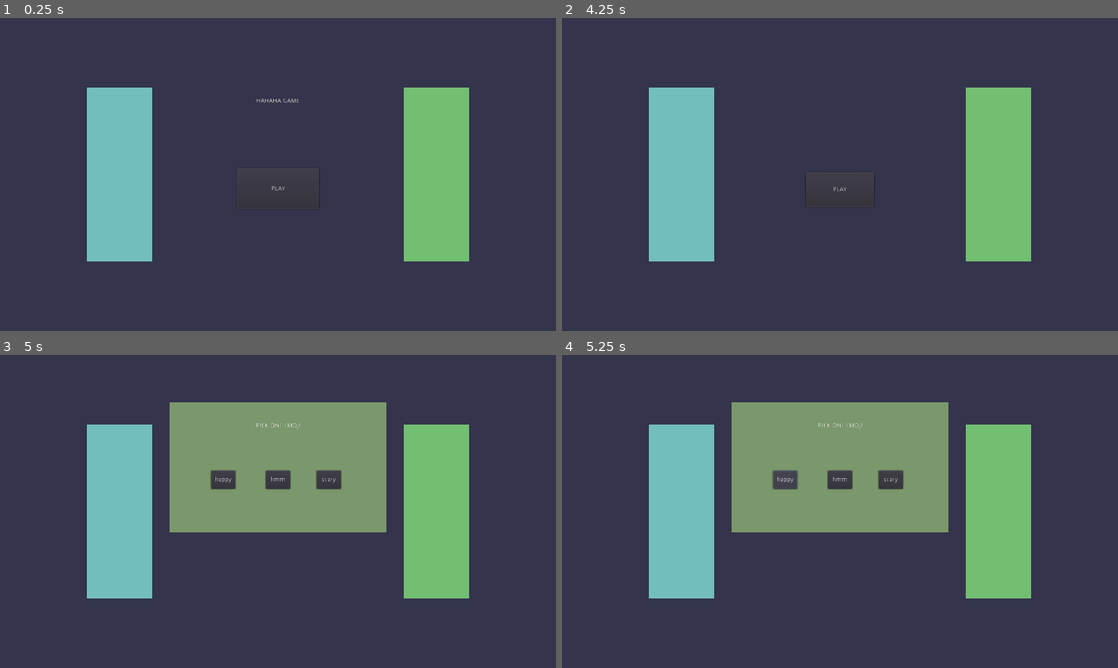
Above: before the commit, frames 1-4 (two rows, left to right).
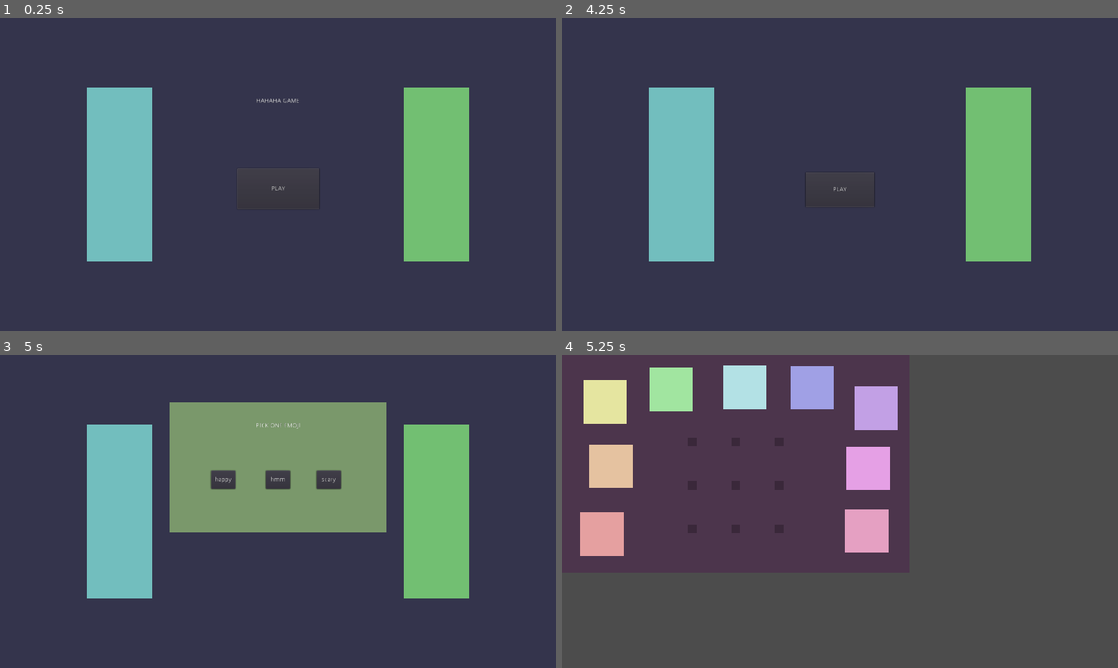
Above: after the commit, the same moments.

Repository: ravi-kiran-svs/hahaha-game
Game: Godot game, scene res://Scenes/MainMenu/MainMenu.tscn
The game is run twice, just before and just after one commit, with the same random seed, the same clock (stepped at 60 frames per second) and the same inputs.
Inputs (mouse positions are in pixels of both pictures, inside the frame that each line leads up to):
- Up to frame 1 (0.25 s): no input
- Up to frame 2 (4.25 s): click "PLAY" at 0.5 s; click "NEXT" at 1.25 s; click "NEXT" at 2 s; click "NEXT" at 2.75 s; tap Enter (ui_accept) at 3.5, 3.77 s; move the mouse to (962, 158) at 3.52 s; click (962, 158) at 3.67 s
- Up to frame 3 (5 s): click "PLAY" at 4.25 s
- Up to frame 4 (5.25 s): click "happy" at 5 s

Frames 1-3 are identical in both runs. In frame 4, 36% of the frame differs, in the area x 3-85%, y 3-78%.

Commit message:
Jigsaw Game Scene

Diff:
--- a/Scenes/EmojiSelectionScene/EmojiSelectionScene.gd
+++ b/Scenes/EmojiSelectionScene/EmojiSelectionScene.gd
@@ -2,5 +2,4 @@
 
 
 func on_emoji_picked(index : int):
-	pass
-	# go to next scene
+	get_tree().change_scene("res://Scenes/JigsawGameScene/Nodes/JigsawGame.tscn")
--- /dev/null
+++ b/Scenes/JigsawGameScene/JigsawGameScene.gd
@@ -0,0 +1,9 @@
+extends Control
+
+
+onready var jigsaw_game : JigsawGame = $JigsawGame
+
+
+func on_jigsaw_solved():
+	print(0)
+	# go to next dialogue
--- /dev/null
+++ b/Scenes/JigsawGameScene/JigsawGameScene.tscn
@@ -0,0 +1,25 @@
+[gd_scene load_steps=4 format=2]
+
+[ext_resource path="res://Scenes/BaseScene.tscn" type="PackedScene" id=1]
+[ext_resource path="res://Scenes/JigsawGameScene/Nodes/JigsawGame.tscn" type="PackedScene" id=2]
+[ext_resource path="res://Scenes/JigsawGameScene/JigsawGameScene.gd" type="Script" id=3]
+
+[node name="JigsawGameScene" instance=ExtResource( 1 )]
+script = ExtResource( 3 )
+
+[node name="ColorRect" type="ColorRect" parent="." index="3"]
+anchor_right = 1.0
+anchor_bottom = 1.0
+color = Color( 0, 0, 0, 0.588235 )
+
+[node name="JigsawGame" parent="." index="4" instance=ExtResource( 2 )]
+anchor_left = 0.5
+anchor_top = 0.5
+anchor_right = 0.5
+anchor_bottom = 0.5
+margin_left = -400.0
+margin_top = -250.0
+margin_right = 400.0
+margin_bottom = 250.0
+
+[connection signal="all_pieces_solved" from="JigsawGame" to="." method="on_jigsaw_solved"]
--- /dev/null
+++ b/Scenes/JigsawGameScene/Nodes/JigsawGame.gd
@@ -0,0 +1,24 @@
+extends Control
+class_name JigsawGame
+
+
+signal all_pieces_solved
+
+
+var num_pieces_solved : int = 0
+
+
+onready var jigsaw_pieces : Node = $JigsawPieces
+onready var total_jigsaw_pieces : int = jigsaw_pieces.get_child_count()
+
+
+func _ready():
+	for	jigsaw in jigsaw_pieces.get_children():
+		jigsaw = jigsaw as JigsawPiece
+		jigsaw.connect("success", self, "on_jigsaw_success")
+
+
+func on_jigsaw_success():
+	num_pieces_solved += 1
+	if	num_pieces_solved == total_jigsaw_pieces:
+		emit_signal("all_pieces_solved")
--- /dev/null
+++ b/Scenes/JigsawGameScene/Nodes/JigsawGame.tscn
@@ -0,0 +1,229 @@
+[gd_scene load_steps=3 format=2]
+
+[ext_resource path="res://Scenes/JigsawGameScene/Nodes/JigsawPiece.tscn" type="PackedScene" id=1]
+[ext_resource path="res://Scenes/JigsawGameScene/Nodes/JigsawGame.gd" type="Script" id=2]
+
+[node name="JigsawGame" type="Control"]
+margin_right = 800.0
+margin_bottom = 500.0
+script = ExtResource( 2 )
+
+[node name="ColorRect" type="ColorRect" parent="."]
+anchor_right = 1.0
+anchor_bottom = 1.0
+color = Color( 0.3, 0.21, 0.3, 1 )
+__meta__ = {
+"_edit_lock_": true
+}
+
+[node name="ReferencePosition" type="Position2D" parent="."]
+
+[node name="JigsawPad" type="Control" parent="."]
+anchor_left = 0.5
+anchor_top = 1.0
+anchor_right = 0.5
+anchor_bottom = 1.0
+margin_left = -150.0
+margin_top = -350.0
+margin_right = 150.0
+margin_bottom = -50.0
+
+[node name="P0" type="Position2D" parent="JigsawPad"]
+position = Vector2( 50, 50 )
+__meta__ = {
+"_gizmo_extents_": 30.0
+}
+
+[node name="ColorRect" type="ColorRect" parent="JigsawPad/P0"]
+margin_left = -10.0
+margin_top = -10.0
+margin_right = 10.0
+margin_bottom = 10.0
+color = Color( 0, 0, 0, 0.235294 )
+
+[node name="P1" type="Position2D" parent="JigsawPad"]
+position = Vector2( 150, 50 )
+__meta__ = {
+"_gizmo_extents_": 30.0
+}
+
+[node name="ColorRect" type="ColorRect" parent="JigsawPad/P1"]
+margin_left = -10.0
+margin_top = -10.0
+margin_right = 10.0
+margin_bottom = 10.0
+color = Color( 0, 0, 0, 0.235294 )
+
+[node name="P2" type="Position2D" parent="JigsawPad"]
+position = Vector2( 250, 50 )
+__meta__ = {
+"_gizmo_extents_": 30.0
+}
+
+[node name="ColorRect" type="ColorRect" parent="JigsawPad/P2"]
+margin_left = -10.0
+margin_top = -10.0
+margin_right = 10.0
+margin_bottom = 10.0
+color = Color( 0, 0, 0, 0.235294 )
+
+[node name="P3" type="Position2D" parent="JigsawPad"]
+position = Vector2( 50, 150 )
+__meta__ = {
+"_gizmo_extents_": 30.0
+}
+
+[node name="ColorRect" type="ColorRect" parent="JigsawPad/P3"]
+margin_left = -10.0
+margin_top = -10.0
+margin_right = 10.0
+margin_bottom = 10.0
+color = Color( 0, 0, 0, 0.235294 )
+
+[node name="P4" type="Position2D" parent="JigsawPad"]
+position = Vector2( 150, 150 )
+__meta__ = {
+"_gizmo_extents_": 30.0
+}
+
+[node name="ColorRect" type="ColorRect" parent="JigsawPad/P4"]
+margin_left = -10.0
+margin_top = -10.0
+margin_right = 10.0
+margin_bottom = 10.0
+color = Color( 0, 0, 0, 0.235294 )
+
+[node name="P5" type="Position2D" parent="JigsawPad"]
+position = Vector2( 250, 150 )
+__meta__ = {
+"_gizmo_extents_": 30.0
+}
+
+[node name="ColorRect" type="ColorRect" parent="JigsawPad/P5"]
+margin_left = -10.0
+margin_top = -10.0
+margin_right = 10.0
+margin_bottom = 10.0
+color = Color( 0, 0, 0, 0.235294 )
+
+[node name="P6" type="Position2D" parent="JigsawPad"]
+position = Vector2( 50, 250 )
+__meta__ = {
+"_gizmo_extents_": 30.0
+}
+
+[node name="ColorRect" type="ColorRect" parent="JigsawPad/P6"]
+margin_left = -10.0
+margin_top = -10.0
+margin_right = 10.0
+margin_bottom = 10.0
+color = Color( 0, 0, 0, 0.235294 )
+
+[node name="P7" type="Position2D" parent="JigsawPad"]
+position = Vector2( 150, 250 )
+__meta__ = {
+"_gizmo_extents_": 30.0
+}
+
+[node name="ColorRect" type="ColorRect" parent="JigsawPad/P7"]
+margin_left = -10.0
+margin_top = -10.0
+margin_right = 10.0
+margin_bottom = 10.0
+color = Color( 0, 0, 0, 0.235294 )
+
+[node name="P8" type="Position2D" parent="JigsawPad"]
+position = Vector2( 250, 250 )
+__meta__ = {
+"_gizmo_extents_": 30.0
+}
+
+[node name="ColorRect" type="ColorRect" parent="JigsawPad/P8"]
+margin_left = -10.0
+margin_top = -10.0
+margin_right = 10.0
+margin_bottom = 10.0
+color = Color( 0, 0, 0, 0.235294 )
+
+[node name="JigsawPieces" type="Control" parent="."]
+
+[node name="JigsawPiece0" parent="JigsawPieces" instance=ExtResource( 1 )]
+modulate = Color( 0.9, 0.63, 0.63, 1 )
+margin_left = 42.0
+margin_top = 362.0
+margin_right = 142.0
+margin_bottom = 462.0
+ref_point = NodePath("../../ReferencePosition")
+pad_point = NodePath("../../JigsawPad/P0")
+
+[node name="JigsawPiece1" parent="JigsawPieces" instance=ExtResource( 1 )]
+modulate = Color( 0.9, 0.765, 0.63, 1 )
+margin_left = 63.0
+margin_top = 206.0
+margin_right = 163.0
+margin_bottom = 306.0
+ref_point = NodePath("../../ReferencePosition")
+pad_point = NodePath("../../JigsawPad/P1")
+
+[node name="JigsawPiece2" parent="JigsawPieces" instance=ExtResource( 1 )]
+modulate = Color( 0.9, 0.9, 0.63, 1 )
+margin_left = 49.0
+margin_top = 58.0
+margin_right = 149.0
+margin_bottom = 158.0
+ref_point = NodePath("../../ReferencePosition")
+pad_point = NodePath("../../JigsawPad/P2")
+
+[node name="JigsawPiece3" parent="JigsawPieces" instance=ExtResource( 1 )]
+modulate = Color( 0.633487, 0.901961, 0.631373, 1 )
+margin_left = 201.0
+margin_top = 29.0
+margin_right = 301.0
+margin_bottom = 129.0
+ref_point = NodePath("../../ReferencePosition")
+pad_point = NodePath("../../JigsawPad/P3")
+
+[node name="JigsawPiece4" parent="JigsawPieces" instance=ExtResource( 1 )]
+modulate = Color( 0.705882, 0.886275, 0.901961, 1 )
+margin_left = 371.0
+margin_top = 24.0
+margin_right = 471.0
+margin_bottom = 124.0
+ref_point = NodePath("../../ReferencePosition")
+pad_point = NodePath("../../JigsawPad/P4")
+
+[node name="JigsawPiece5" parent="JigsawPieces" instance=ExtResource( 1 )]
+modulate = Color( 0.63, 0.63, 0.9, 1 )
+margin_left = 526.0
+margin_top = 25.0
+margin_right = 626.0
+margin_bottom = 125.0
+ref_point = NodePath("../../ReferencePosition")
+pad_point = NodePath("../../JigsawPad/P5")
+
+[node name="JigsawPiece6" parent="JigsawPieces" instance=ExtResource( 1 )]
+modulate = Color( 0.765, 0.63, 0.9, 1 )
+margin_left = 673.0
+margin_top = 72.0
+margin_right = 773.0
+margin_bottom = 172.0
+ref_point = NodePath("../../ReferencePosition")
+pad_point = NodePath("../../JigsawPad/P6")
+
+[node name="JigsawPiece7" parent="JigsawPieces" instance=ExtResource( 1 )]
+modulate = Color( 0.9, 0.63, 0.9, 1 )
+margin_left = 655.0
+margin_top = 211.0
+margin_right = 755.0
+margin_bottom = 311.0
+ref_point = NodePath("../../ReferencePosition")
+pad_point = NodePath("../../JigsawPad/P7")
+
+[node name="JigsawPiece8" parent="JigsawPieces" instance=ExtResource( 1 )]
+modulate = Color( 0.9, 0.63, 0.765, 1 )
+margin_left = 652.0
+margin_top = 355.0
+margin_right = 752.0
+margin_bottom = 455.0
+ref_point = NodePath("../../ReferencePosition")
+pad_point = NodePath("../../JigsawPad/P8")
--- /dev/null
+++ b/Scenes/JigsawGameScene/Nodes/JigsawPiece.gd
@@ -0,0 +1,71 @@
+extends Control
+class_name JigsawPiece
+
+
+signal picked_up(centre_pos)
+signal dropped(centre_pos)
+signal success
+
+
+export(NodePath) var ref_point : NodePath = ""
+export(NodePath) var pad_point : NodePath = ""
+export(float) var match_margin = 50
+
+
+var is_mouse_in : bool = false
+var diff_pos_mouse : Vector2 = Vector2.ZERO
+var reference : Position2D = null
+var original_pos : Vector2 = Vector2.ZERO
+var pad_pos : Vector2 = Vector2.ZERO
+var is_placed_success : bool = false
+
+
+func _ready():
+	set_process(false)
+
+	if	get_node_or_null(ref_point) != null:
+		reference = get_node(ref_point)
+
+	original_pos = rect_position
+	if	get_node_or_null(pad_point) != null:
+		pad_pos = get_node(pad_point).position + get_node(pad_point).get_parent().rect_position
+
+
+func _process(delta):
+	if	Input.is_mouse_button_pressed(BUTTON_LEFT):
+		rect_position = get_viewport().get_mouse_position() + diff_pos_mouse
+
+	else:
+		if	get_node_or_null(pad_point) != null:
+			var distance_from_pad : float = (pad_pos - get_centre_pos()).length()
+			if	distance_from_pad < match_margin:
+				rect_position = pad_pos - rect_size/2
+				is_placed_success = true
+				emit_signal("success")
+
+			else:
+				rect_position = original_pos
+			emit_signal("dropped", get_centre_pos())
+
+		set_process(false)
+
+
+func on_mouse_entered():
+	is_mouse_in = true
+
+
+func on_mouse_exited():
+	is_mouse_in = false
+
+
+func _input(event):
+	if	!is_placed_success:
+		if	event.is_pressed() and Input.is_mouse_button_pressed(BUTTON_LEFT):
+				if	is_mouse_in:
+					diff_pos_mouse = rect_position - get_viewport().get_mouse_position()
+					set_process(true)
+					emit_signal("picked_up", get_centre_pos())
+
+
+func get_centre_pos() -> Vector2:
+	return rect_position + rect_size/2
--- /dev/null
+++ b/Scenes/JigsawGameScene/Nodes/JigsawPiece.tscn
@@ -0,0 +1,16 @@
+[gd_scene load_steps=2 format=2]
+
+[ext_resource path="res://Scenes/JigsawGameScene/Nodes/JigsawPiece.gd" type="Script" id=1]
+
+[node name="JigsawPiece" type="Control"]
+margin_right = 100.0
+margin_bottom = 100.0
+script = ExtResource( 1 )
+
+[node name="ColorRect" type="ColorRect" parent="."]
+anchor_right = 1.0
+anchor_bottom = 1.0
+mouse_filter = 1
+
+[connection signal="mouse_entered" from="." to="." method="on_mouse_entered"]
+[connection signal="mouse_exited" from="." to="." method="on_mouse_exited"]
--- a/project.godot
+++ b/project.godot
@@ -23,11 +23,23 @@
 "class": "EmojiSelector",
 "language": "GDScript",
 "path": "res://Scenes/EmojiSelectionScene/Nodes/EmojiSelector.gd"
+}, {
+"base": "Control",
+"class": "JigsawGame",
+"language": "GDScript",
+"path": "res://Scenes/JigsawGameScene/Nodes/JigsawGame.gd"
+}, {
+"base": "Control",
+"class": "JigsawPiece",
+"language": "GDScript",
+"path": "res://Scenes/JigsawGameScene/Nodes/JigsawPiece.gd"
 } ]
 _global_script_class_icons={
 "DialogBox": "",
 "DialogManager": "",
-"EmojiSelector": ""
+"EmojiSelector": "",
+"JigsawGame": "",
+"JigsawPiece": ""
 }
 
 [application]
